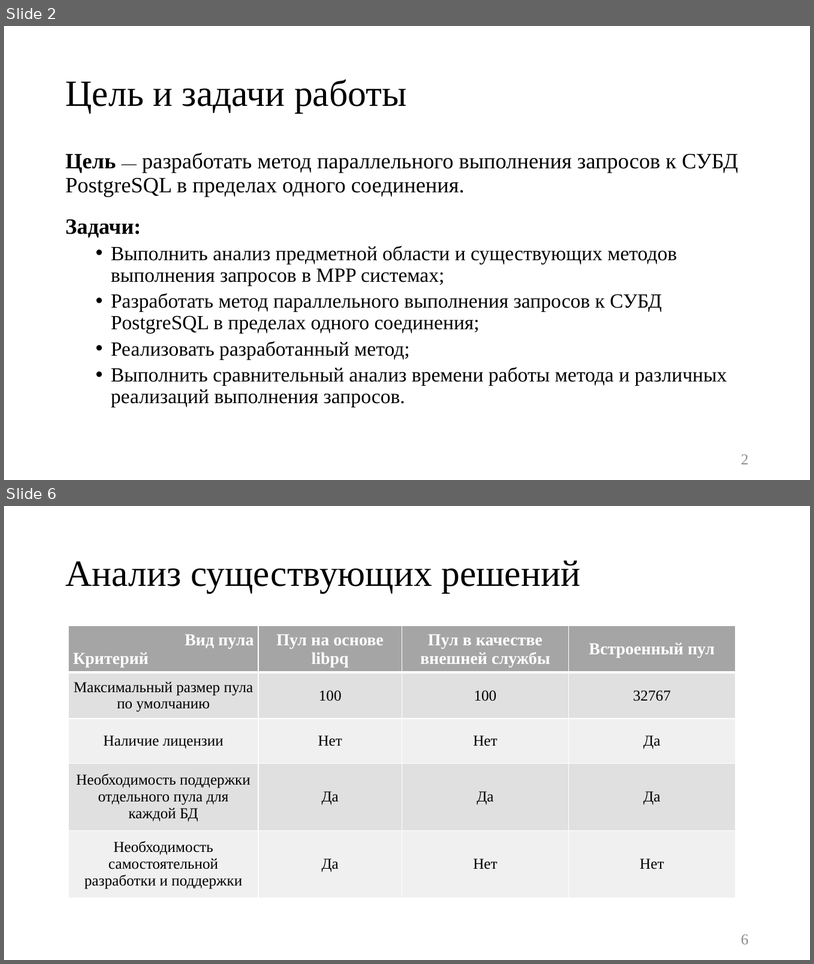
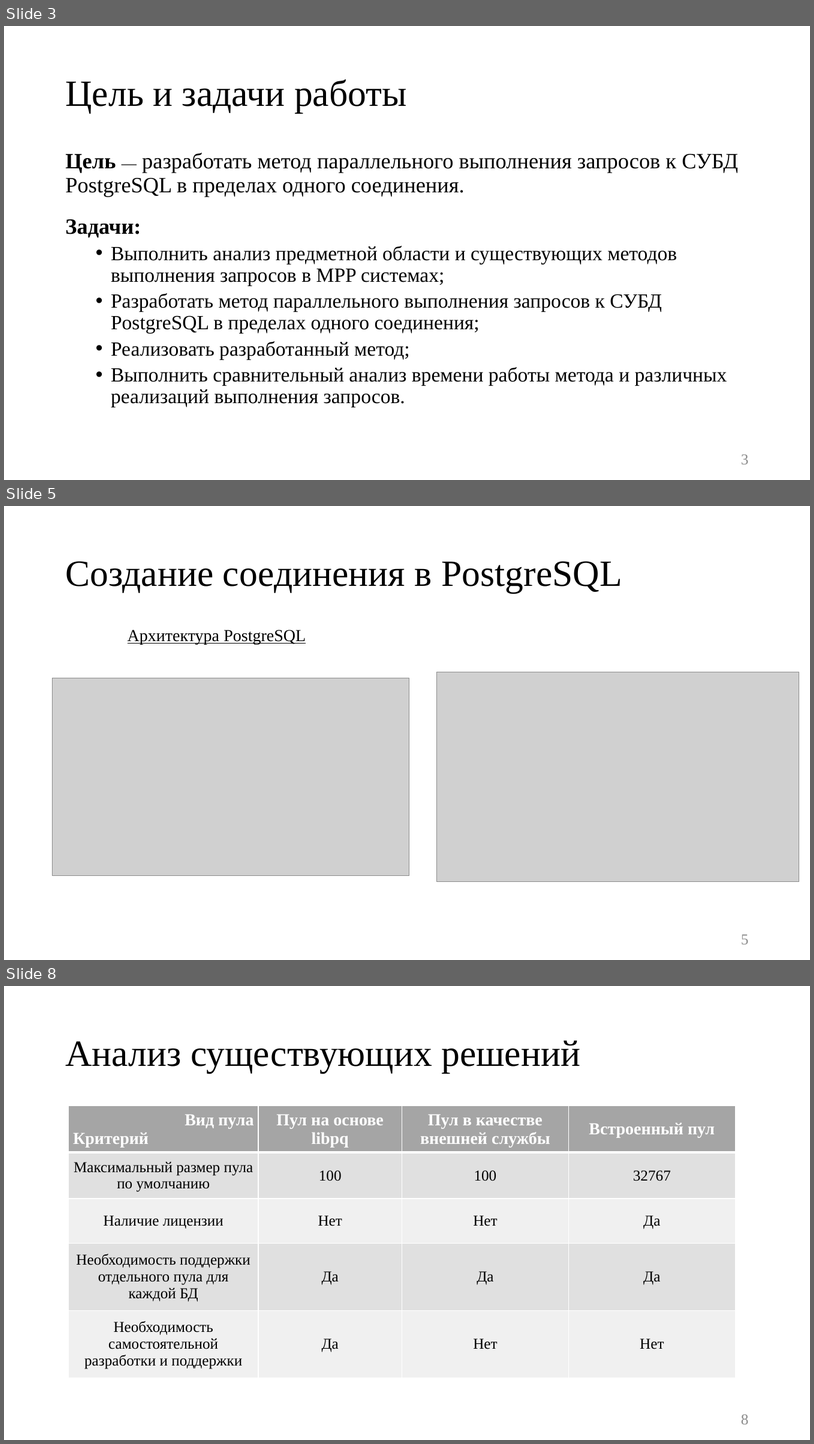
Before and after one commit to platosha-git/Diplom-theory, a slide deck: Презентация.pptx. Shown one above the other, each under a label of ours: slides 2 and 6 before the commit, slides 3, 5 and 8 after it; the slides between them are not shown. The pictures are 814x964 and 814x1444 pixels, drawn with LibreOffice and Linux fonts; fonts in the diff are those of the drawing; grey boxes stand for pictures. Boxes give left, top, right and bottom in pixels: in the first picture for what was removed or moved away, otherwise in the second. Text is boxed around its words. In the diff, an @@ line names an element or a change of style, - is before the commit and + after.

```diff
--- a/Презентация.pptx
+++ b/Презентация.pptx
@@ slide 5 added at [4, 506, 810, 960], background #FFFFFF @@
@@ title added at [65, 561, 623, 592], 44 pt, text #000000 @@
+Создание соединения в PostgreSQL
@@ text added at [128, 630, 306, 645], 20 pt, text #000000, underline @@
+Архитектура PostgreSQL
@@ picture added at [53, 678, 409, 875] @@
@@ picture added at [437, 672, 799, 882] @@
@@ page number added at [741, 934, 749, 944], 18 pt, text #8C8C8C @@
+5
@@ what was slide 2 is now slide 3 @@
@@ page number at [741, 454, 749, 464]: text changed @@
-2
+3
@@ what was slide 6 is now slide 8 @@
@@ page number at [741, 1414, 749, 1424]: text changed @@
-6
+8
```
Also in this commit, not shown: 10 slides changed, 1 other slide added, 25 other files.
